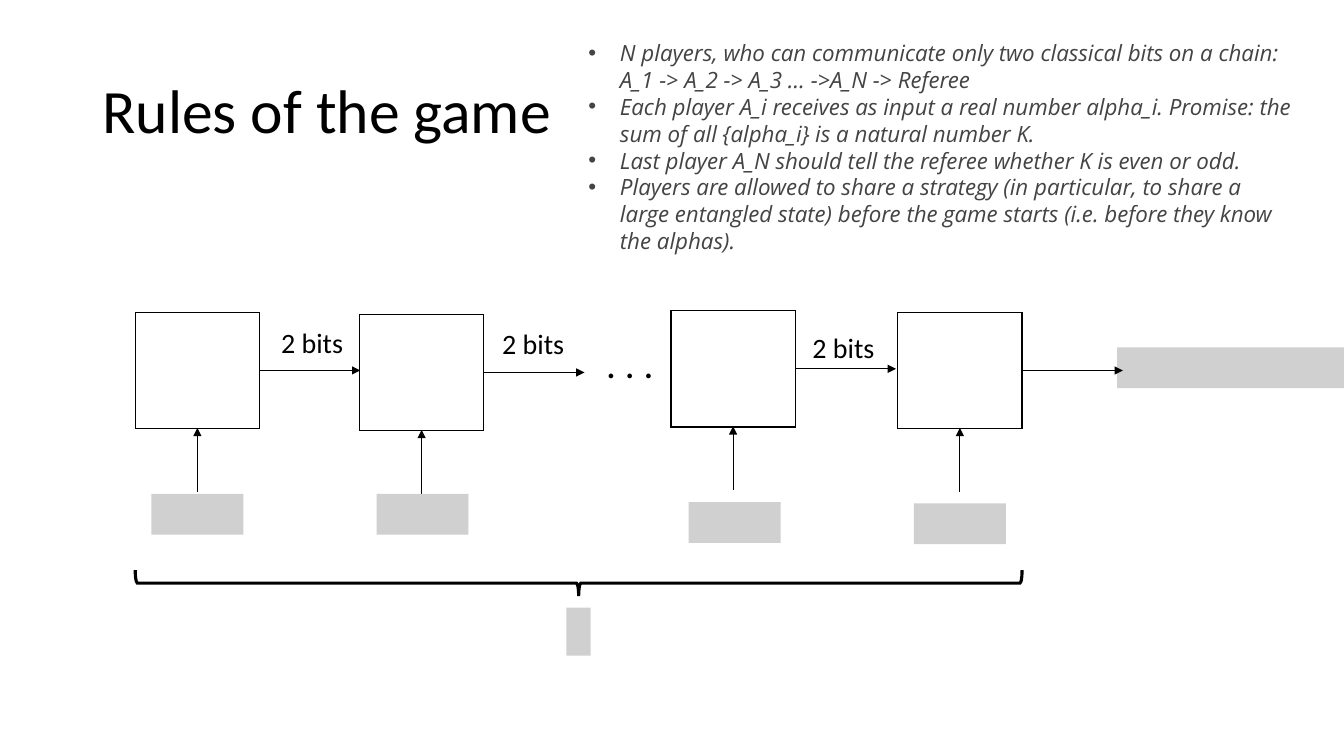
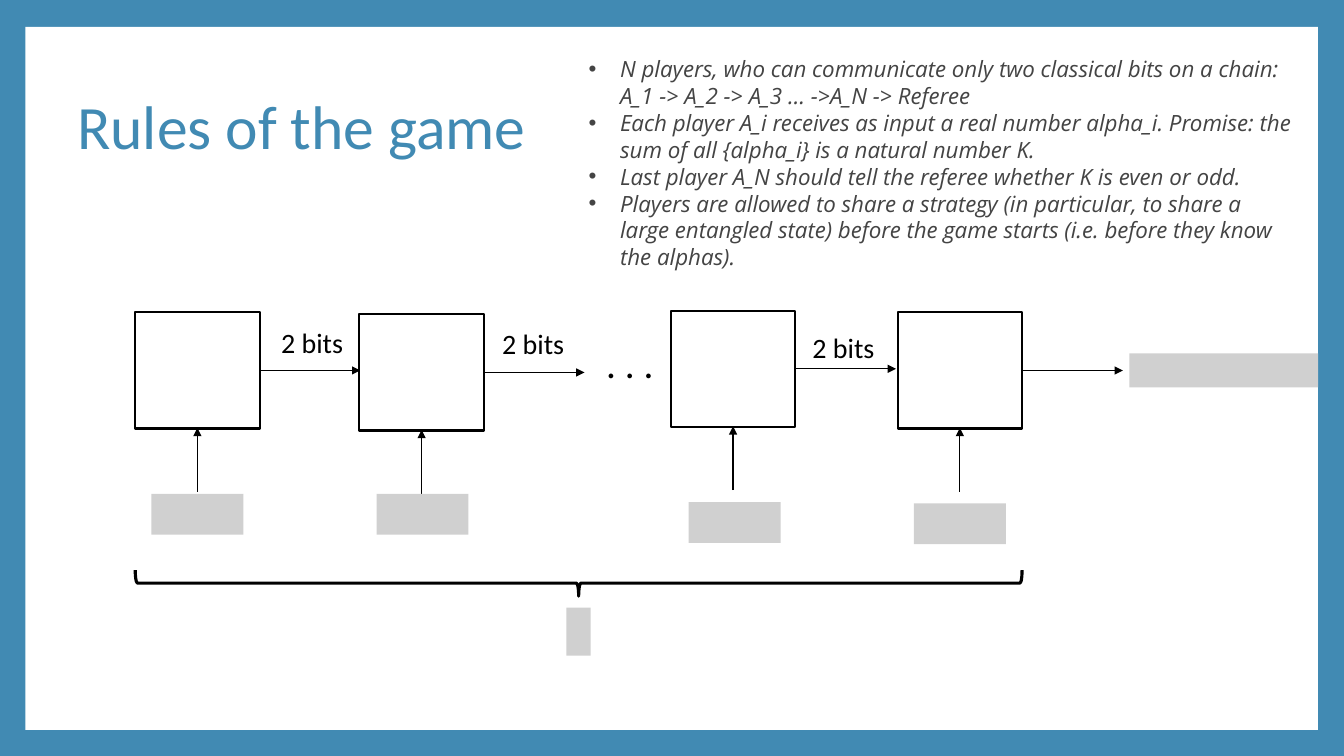
Before and after one commit to diogosoares22/Project-Quid, a slide deck: slide 2 of hackaton.pptx. Drawn at 1344x756 pixels with LibreOffice and Linux fonts; fonts in the diff are those of the drawing; grey boxes stand for pictures. Boxes give left, top, right and bottom in pixels: in the first picture for what was removed or moved away, otherwise in the second. Text is boxed around its words. In the diff, an @@ line names an element or a change of style, - is before the commit and + after.

```diff
--- a/hackaton.pptx
+++ b/hackaton.pptx
@@ background #FFFFFF to #418AB3 @@
@@ rectangle added at <box>25,27,1318,730</box>, fill #FFFFFF @@
@@ title "Rules of the game": place and size @@
-title "Rules of the game" at <box>102,90,551,144</box>
+title "Rules of the game" at <box>77,106,525,160</box>
@@ title "Rules of the game" at <box>77,106,525,160</box>: text colour #000000 to #418AB3 @@
@@ text "N players, who can communicate ...": place and size @@
-text "N players, who can communicate ..." at <box>620,44,1291,255</box>
+text "N players, who can communicate ..." at <box>620,60,1291,271</box>
@@ picture: place and size @@
-picture at <box>1117,348,1344,388</box>
+picture at <box>1129,354,1318,388</box>
@@ arrow (1022, 371) - (1123, 371): stroke #000000 0.5 pt to #000000 0.79 pt @@
```
Also in this commit, not shown: 5 other slides changed.
